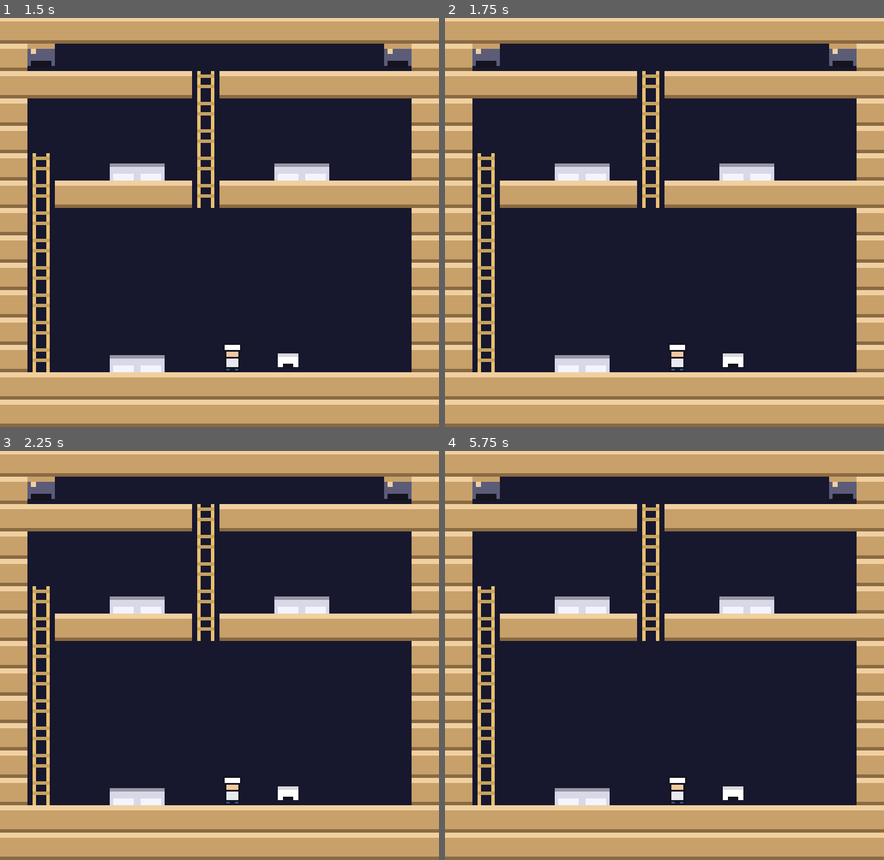
Above: before the commit, frames 1-4 (two rows, left to right).
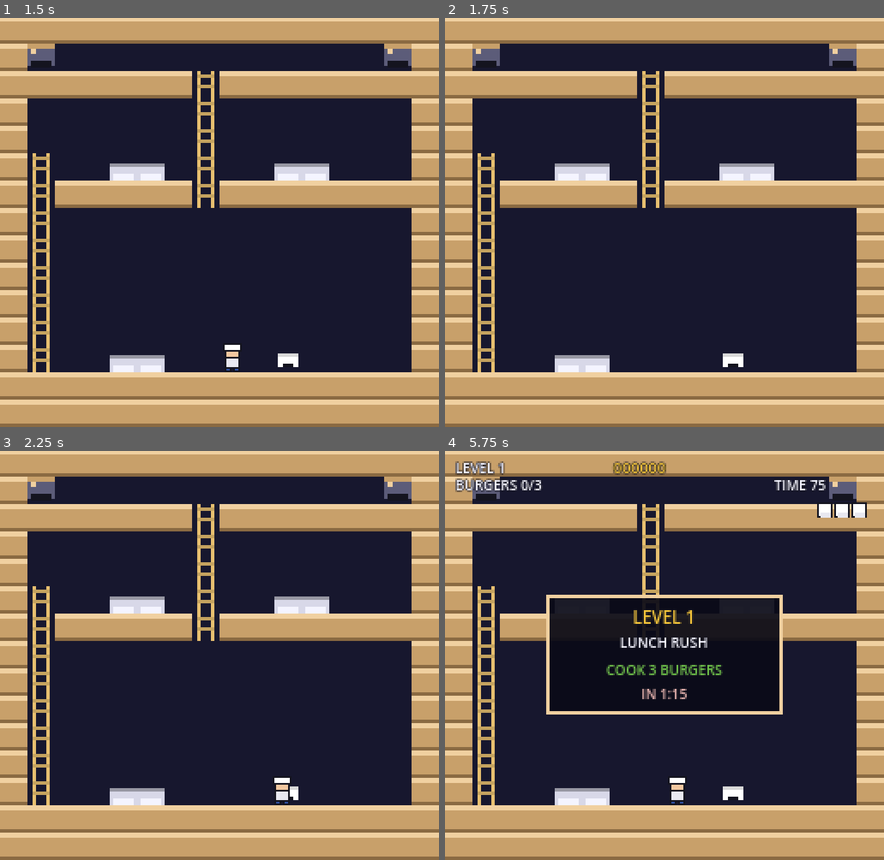
Above: after the commit, the same moments.

Repository: orbitmechanic/hamburger-helper
Game: Godot game, scene res://tests/test_scene.tscn
Same seed, same stepped clock (60 frames per second), same inputs: the game is played once before the commit and once after it. This scene is started directly instead of the project's main scene.
Inputs:
- Up to frame 1 (1.5 s): tap Enter (confirm) at 0.5, 0.6 s; hold Right (move_right) 0.53-1.28 s; tap Space (jump) at 0.77, 0.8, 1.07, 1.35 s; hold Down (move_down) from 1.28 s (still down)
- Up to frame 2 (1.75 s): keep holding Down (move_down); tap Space (jump) at 1.52 s; tap Enter (confirm) at 1.55 s
- Up to frame 3 (2.25 s): tap Space (jump) at 1.82 s; tap R (restart) at 2 s; release Down (move_down) at 2.03 s; hold Right (move_right) from 2.03 s (still down); tap Enter (confirm) at 2.1 s
- Up to frame 4 (5.75 s): tap Space (jump) at 2.3, 3.02, 3.32, 3.77, 3.8, 4.07, 4.52, 4.82, 5.3 s; release Right (move_right) at 2.78 s; hold Up (move_up) 2.78-3.53 s; tap Z (throw) at 2.85 s; tap Enter (confirm) at 3.05, 3.5, 4.55, 5 s; hold Left (move_left) 3.53-5.03 s; tap X at 3.6 s; tap R (restart) at 4.25 s; tap C at 4.35 s; hold Down (move_down) from 5.03 s (still down); tap P at 5.1 s

Frame 1 is identical in both runs. In frame 2, 0.1% of the frame differs, in the area x 51-55%, y 79-87%; in frame 3, 0.3%; in frame 4, 8.0%, in the area x 2-97%, y 2-65%.

Commit message:
Fix the level teardown that was deleting the HUD
Game._clear_actors() removed every child of the Game node, which included
the scene's own HudLayer. The level card, score and clock were destroyed by
the first start_level and had never been visible in play. Actors now live in
a dedicated Actors container that teardown clears and nothing else.

The tests missed this because they built Game.new(), which has no scene
children. They now load res://scenes/game.tscn, and the assertions are
deliberately unguarded: the guard that read `if game.actors != null` was
skipped in exactly the case it existed to catch, because a freed Object
compares equal to null in GDScript. With the container destroyed the suite
reported 106 passing checks.

Also, while capturing screenshots of level 4:

- The chef had no invulnerability after respawning, and respawns on the pad
  where it just died, so an idle chef lost a run in about twelve seconds.
  Add a 1.2s grace window that blinks but still allows movement.
- LATE SHIFT parked a pickle four cells from the player start on the same
  floor. Move it up a level so the spawn pad is fair.
- Add tools/shots.sh, which renders the real game on Xvfb, and
  tools/visual_check.sh, which asserts over the resulting PNGs.

132 checks, and the visual check is green across all four levels.

Diff:
--- a/scenes/game.tscn
+++ b/scenes/game.tscn
@@ -6,6 +6,8 @@
 [node name="Game" type="Node2D"]
 script = ExtResource("1_game")
 
+[node name="Actors" type="Node2D" parent="."]
+
 [node name="HudLayer" type="CanvasLayer" parent="."]
 
 [node name="Hud" type="Control" parent="HudLayer"]
--- a/scripts/game/game.gd
+++ b/scripts/game/game.gd
@@ -11,6 +11,9 @@
 var board: Board
 var player: Player
 var hud: Control
+## Container for the board, chef, ingredients and enemies. Level teardown
+## clears this and nothing else.
+var actors: Node2D
 var phase: Phase = Phase.PLAYING
 var level: LevelData.Level
 var paused := false
@@ -20,10 +23,24 @@
 
 
 func _ready() -> void:
+	actors = get_node_or_null("Actors")
 	hud = get_node_or_null("HudLayer/Hud")
 	if hud != null:
 		hud.game = self
-	start_level(GameState.level_index)
+	start_level(_requested_level())
+
+
+## Development hook: `godot scenes/game.tscn -- --level=2` jumps straight to a
+## level. There is no level select yet, so this is the only way to look at
+## anything past the first one, which is what tools/shots.sh needs.
+## Ignored unless the argument is given.
+func _requested_level() -> int:
+	for arg in OS.get_cmdline_user_args():
+		if arg.begins_with("--level="):
+			var wanted := int(arg.substr(8))
+			if wanted >= 0 and wanted < LevelData.count():
+				return wanted
+	return GameState.level_index
 
 
 func start_level(index: int) -> void:
@@ -32,12 +49,12 @@
 	GameState.set_level(index, level.target, level.seconds)
 
 	board = Board.new()
-	add_child(board)
+	_actor_parent().add_child(board)
 	board.setup(level)
 
 	player = Player.new()
 	player.board = board
-	add_child(player)
+	_actor_parent().add_child(player)
 	player.place(board.player_spawn)
 	player.want_ingredient.connect(_on_want_ingredient)
 	player.want_salt.connect(_on_want_salt)
@@ -53,6 +70,15 @@
 	_phase_t = Cfg.INTRO_TIME
 	if hud != null:
 		hud.queue_redraw()
+
+
+## Where actors go. A dedicated container rather than the Game node itself,
+## because clearing "all children" also removed the scene's own HUD: the level
+## card, the score and the clock were destroyed by the first start_level and
+## have never been visible since. Falls back to self, since the tests build a
+## bare Game.new() with no scene and no container.
+func _actor_parent() -> Node:
+	return actors if actors != null else self
 
 
 func _clear_actors() -> void:
@@ -63,8 +89,9 @@
 	_popups.clear()
 	# Detach before queue_free, otherwise the outgoing level keeps processing
 	# and drawing for another frame and appears as a ghost behind the new one.
-	for child in get_children():
-		remove_child(child)
+	var parent := _actor_parent()
+	for child in parent.get_children():
+		parent.remove_child(child)
 		child.queue_free()
 
 
@@ -72,7 +99,7 @@
 	for cell in board.enemy_kinds:
 		var kind: Enemy.Kind = board.enemy_kinds[cell]
 		var enemy := Enemy.new()
-		add_child(enemy)
+		_actor_parent().add_child(enemy)
 		enemy.setup(board, cell, kind, player)
 		enemy.add_to_group(&"enemies")
 		enemy.caught_player.connect(_on_enemy_caught)
@@ -83,13 +110,13 @@
 
 func _on_want_ingredient(cell: Vector2i, kind: Food.Kind) -> void:
 	var ing := Ingredient.new()
-	add_child(ing)
+	_actor_parent().add_child(ing)
 	ing.setup(board, cell, kind)
 
 
 func _on_want_salt(cell: Vector2i, facing: int) -> void:
 	var packet := Salt.new()
-	add_child(packet)
+	_actor_parent().add_child(packet)
 	packet.setup(board, cell, facing, player)
 	packet.add_to_group(&"salt")
 
--- a/scripts/game/level_data.gd
+++ b/scripts/game/level_data.gd
@@ -112,10 +112,10 @@
 			"#.=...=........#",
 			"#.=...=..=.=TT.#",
 			"#########=#=####",
-			"#........=.=...#",
+			"#........=.=.p.#",
 			"#...=.TT.=.=e.=#",
 			"####=#########=#",
-			"#...=.TT.P.s.p=#",
+			"#...=.TT.P.s..=#",
 			"################",
 			"################",
 		],
--- a/scripts/player/player.gd
+++ b/scripts/player/player.gd
@@ -23,6 +23,10 @@
 const DASH_STEPS := 7
 ## Seconds of invulnerability after being hit.
 const HURT_TIME := 1.6
+## Seconds after respawning during which the chef cannot be caught again.
+## The spawn pad is where the chef died, so without this the enemy that landed
+## the hit is still standing there and the run ends without any input at all.
+const GRACE_TIME := 1.2
 ## Seconds the death animation holds before respawning.
 const DEAD_TIME := 0.9
 ## Minimum gap between two items from the same dispenser.
@@ -37,6 +41,7 @@
 var _disp_cd := 0.0
 var _hurt_t := 0.0
 var _dead_t := 0.0
+var _grace_t := 0.0
 var _anim_t := 0.0
 var _steer_used := 0
 
@@ -48,6 +53,7 @@
 func _process(delta: float) -> void:
 	_anim_t += delta
 	_disp_cd = maxf(0.0, _disp_cd - delta)
+	_grace_t = maxf(0.0, _grace_t - delta)
 
 	if state == St.DEAD:
 		_dead_t -= delta
@@ -75,6 +81,7 @@
 func respawn() -> void:
 	place(board.player_spawn)
 	state = St.NORMAL
+	_grace_t = GRACE_TIME
 	_dash_left = 0
 	_steer_used = 0
 	tray.clear()
@@ -84,7 +91,7 @@
 
 ## Called when an enemy catches the chef. Returns true if it actually landed.
 func hit() -> bool:
-	if state == St.HURT or state == St.DEAD:
+	if state == St.HURT or state == St.DEAD or _grace_t > 0.0:
 		return false
 	GameState.lose_life()
 	_drop_tray()
@@ -334,7 +341,8 @@
 	if state == St.DEAD:
 		_draw_dead()
 		return
-	if state == St.HURT and fmod(_anim_t, 0.2) < 0.1:
+	# Blink while invulnerable, whether that is the hurt stun or respawn grace.
+	if (state == St.HURT or _grace_t > 0.0) and fmod(_anim_t, 0.2) < 0.1:
 		return
 
 	_draw_tray()
--- a/tests/run_tests.gd
+++ b/tests/run_tests.gd
@@ -34,6 +34,7 @@
 	await _test_walking()
 	await _test_climbing()
 	await _test_tray_capacity()
+	await _test_respawn_grace()
 	await _test_every_level_starts()
 	await _test_level_intro()
 	await _test_full_run_reaches_the_win_screen()
@@ -45,6 +46,48 @@
 	else:
 		print_rich("[color=red]FAIL[/color]  %d passed, %d failed" % [_passed, _failed])
 		get_tree().quit(1)
+
+
+## A chef that respawns onto the pad where it just died must get a moment of
+## invulnerability, otherwise an idle chef loses the whole run in a few seconds.
+## Uses the harness, which has no enemies, so nothing else can land a hit.
+func _test_respawn_grace() -> void:
+	_begin("respawn grace")
+	var harness := _Harness.new(self)
+	await harness.setup(0)
+	var player := harness.player
+	var lives := GameState.lives
+
+	check(player.hit(), "the first hit lands")
+	check(GameState.lives == lives - 1, "the first hit cost a life")
+
+	player._dead_t = 0.0
+	await harness.frame()
+	check(player.cell == player.board.player_spawn,
+		"the chef is back on the spawn pad")
+	check(player.state == Player.St.NORMAL, "the chef is not left dead")
+
+	check(not player.hit(), "a hit is refused during the grace window")
+	check(GameState.lives == lives - 1,
+		"the refused hit cost no life",
+		"lives %d, expected %d" % [GameState.lives, lives - 1])
+
+	# Let the grace run out, then the same hit should connect again.
+	player._grace_t = 0.0
+	check(player.hit(), "a hit lands once the grace window is over")
+	check(GameState.lives == lives - 2, "the later hit costs a life")
+
+	# The window must actually close on its own, not just when forced shut.
+	player._dead_t = 0.0
+	await harness.frame()
+	check(player._grace_t > 0.0, "respawning arms the grace window again")
+	var guard := 0
+	while player._grace_t > 0.0 and guard < 600:
+		await harness.frame()
+		guard += 1
+	check(player._grace_t == 0.0, "the grace window closes on its own",
+		"still %f after %d frames" % [player._grace_t, guard])
+	harness.teardown()
 
 
 # --- Integration tests ------------------------------------------------------
@@ -288,7 +331,9 @@
 ## detached kept running against the next one.
 func _test_every_level_starts() -> void:
 	_begin("level progression")
-	var game := Game.new()
+	# The real scene, not Game.new(). The bug this covers only exists when the
+	# scene's own children are present, so a bare Game.new() can never see it.
+	var game := _instantiate_game()
 	add_child(game)
 	var total := LevelData.count()
 	for i in total:
@@ -308,9 +353,27 @@
 			"no counters on %s" % lv.name)
 		check(not game.board.blocks_player(game.board.player_spawn),
 			"level %d starts the chef on clear floor" % (i + 1))
+		# Teardown must not take the scene's own nodes with it. It did: clearing
+		# every child of Game also destroyed the HUD, so the score, the clock and
+		# the level card have never been drawn at all.
+		# Deliberately unguarded. The guard that used to be here was
+		# "if game.actors != null", and a freed Object compares equal to null in
+		# GDScript, so the check was skipped in precisely the case it existed to
+		# catch: teardown that frees the actor container takes the HUD with it.
+		var scene_hud = game.get_node_or_null("HudLayer/Hud")
+		check(scene_hud != null and is_instance_valid(scene_hud),
+			"level %d leaves the HUD alone" % (i + 1),
+			"the HUD was destroyed by the previous start_level")
+		check(game.get_node_or_null("Actors") != null and is_instance_valid(game.get_node_or_null("Actors")),
+			"level %d leaves the actor container alone" % (i + 1),
+			"the container was destroyed by the previous start_level")
+		check(game.hud == scene_hud, "level %d still has its HUD wired up" % (i + 1))
+		check(game.get_child_count() == 2,
+			"level %d keeps the scene's own two children" % (i + 1),
+			"%d children: %s" % [game.get_child_count(), str(game.get_children())])
 		# The previous level's nodes must be gone, not merely pending deletion.
 		var live := 0
-		for child in game.get_children():
+		for child in game._actor_parent().get_children():
 			if child is Board or child is Player or child is Enemy:
 				live += 1
 		var expected := 1 + 1 + game.board.enemy_kinds.size()
@@ -363,7 +426,7 @@
 ## itself to the win screen rather than stalling in a phase.
 func _test_full_run_reaches_the_win_screen() -> void:
 	_begin("full run")
-	var game := Game.new()
+	var game := _instantiate_game()
 	add_child(game)
 	GameState.reset_run()
 
@@ -436,6 +499,20 @@
 		game.player.tray.append(kind)
 		game.player._place_one()
 		game.player.tray.clear()
+
+
+## The real game scene, loaded from disk. Anything checking the scene's own
+## node structure has to go through this: Game.new() has no Hud, no Actors and
+## no HudLayer, and will happily pass a test the shipped scene fails.
+func _instantiate_game() -> Game:
+	var packed: PackedScene = load("res://scenes/game.tscn")
+	if packed == null:
+		push_error("could not load res://scenes/game.tscn")
+		return Game.new()
+	var inst := packed.instantiate()
+	# The win screen changes scene to the title, which is not present under a
+	# bare test, so stop short of it.
+	return inst
 
 
 func harness_frames(count: int) -> void:
--- a/tools/screenshot.gd
+++ b/tools/screenshot.gd
@@ -1,54 +1,63 @@
 extends Node2D
-## Renders a scene offscreen and writes a PNG, so the game can be looked at
-## without a human at the keyboard.
+## Renders a scene and writes a PNG, so the game can be looked at without a
+## human at the keyboard.
 ##
 ## Needs a real (if virtual) display: Godot's headless mode uses a dummy
-## renderer that produces no pixels, so this cannot be run with --headless.
+## renderer, so this cannot be run with --headless. See tools/shots.sh, which
+## starts Xvfb and calls this.
 ##
-##   Xvfb :99 -screen 0 1152x960x24 &
 ##   DISPLAY=:99 SHOT_SCENE=scenes/game.tscn SHOT_OUT=/tmp/game.png \
-##     godot --rendering-driver opengl3 tools/screenshot.tscn
+##     godot --rendering-driver opengl3 --resolution 256x240 tools/screenshot.tscn
 ##
 ## Env: SHOT_SCENE (default scenes/game.tscn), SHOT_OUT (required),
-## SHOT_FRAMES (default 90), SHOT_WIDTH / SHOT_HEIGHT (default 3x the 256x240
-## base viewport, which is small enough that layout bugs hide in it).
+## SHOT_FRAMES (default 90), SHOT_TIME_SCALE (default 1; raising it gets past
+## the level card in fewer frames, which matters a lot on software GL).
+##
+## The scene is instantiated straight into the root viewport and captured
+## through get_viewport(). An earlier version put it in a SubViewport, and that
+## rendered exactly one frame and then went stale: the game underneath was
+## provably running (phase advanced, the clock counted down) while every
+## capture from frame 10 to frame 500 came back byte-identical. So the scene is
+## parented to the root viewport and the window is sized to the project base so
+## the project settings do the scaling.
 
 const BASE_SIZE := Vector2i(256, 240)
 
+var _shot_scene := ""
+
 
 func _ready() -> void:
-	var scene_path := OS.get_environment("SHOT_SCENE")
-	if scene_path == "":
-		scene_path = "res://scenes/game.tscn"
+	_shot_scene = OS.get_environment("SHOT_SCENE")
+	if _shot_scene == "":
+		_shot_scene = "res://scenes/game.tscn"
 	var out_path := OS.get_environment("SHOT_OUT")
 	if out_path == "":
 		out_path = "/tmp/hamburger-helper.png"
 	var frames := int(OS.get_environment("SHOT_FRAMES")) if OS.get_environment("SHOT_FRAMES") != "" else 90
-	var width := int(OS.get_environment("SHOT_WIDTH")) if OS.get_environment("SHOT_WIDTH") != "" else BASE_SIZE.x * 3
-	var height := int(OS.get_environment("SHOT_HEIGHT")) if OS.get_environment("SHOT_HEIGHT") != "" else BASE_SIZE.y * 3
+	var env_scale := OS.get_environment("SHOT_TIME_SCALE")
+	Engine.time_scale = float(env_scale) if env_scale != "" else 1.0
 
-	# The capture is done through a SubViewport so the window size cannot change
-	# how the game lays itself out; scaling stays owned by the project settings.
-	var sub := SubViewport.new()
-	sub.size = Vector2i(width, height)
-	sub.render_target_update_mode = SubViewport.UPDATE_ALWAYS
-	sub.transparent_bg = false
-	add_child(sub)
-
-	var packed: PackedScene = load(scene_path)
+	var packed: PackedScene = load(_shot_scene)
 	if packed == null:
-		push_error("could not load %s" % scene_path)
+		push_error("could not load %s" % _shot_scene)
 		get_tree().quit(1)
 		return
+
 	var inst := packed.instantiate()
-	sub.add_child(inst)
+	add_child(inst)
 
-	# Let the scene build itself, run some frames of real gameplay, then draw.
 	for i in frames:
 		await get_tree().process_frame
+
+	# Report what the scene thinks its own state is. Without this a stale frame
+	# is indistinguishable from a scene that never started, which is exactly the
+	# mistake worth catching here.
+	if "phase" in inst:
+		print("state: phase=%s time_left=%.2f" % [
+			str(inst.phase), float(GameState.time_left)])
+
 	await RenderingServer.frame_post_draw
-
-	var image := sub.get_texture().get_image()
+	var image := get_viewport().get_texture().get_image()
 	if image == null:
 		push_error("viewport produced no image")
 		get_tree().quit(1)
@@ -58,5 +67,6 @@
 		push_error("save_png(%s) failed with %d" % [out_path, err])
 		get_tree().quit(1)
 		return
-	print("screenshot: wrote %s (%dx%d) from %s" % [out_path, width, height, scene_path])
+	print("screenshot: wrote %s (%dx%d) from %s after %d frames" % [
+		out_path, image.get_width(), image.get_height(), _shot_scene, frames])
 	get_tree().quit(0)
Not shown, changed: README.md
Not shown, added: tools/see.py
Not shown, changed: tools/shots.sh
Not shown, added: tools/visual_check.sh
